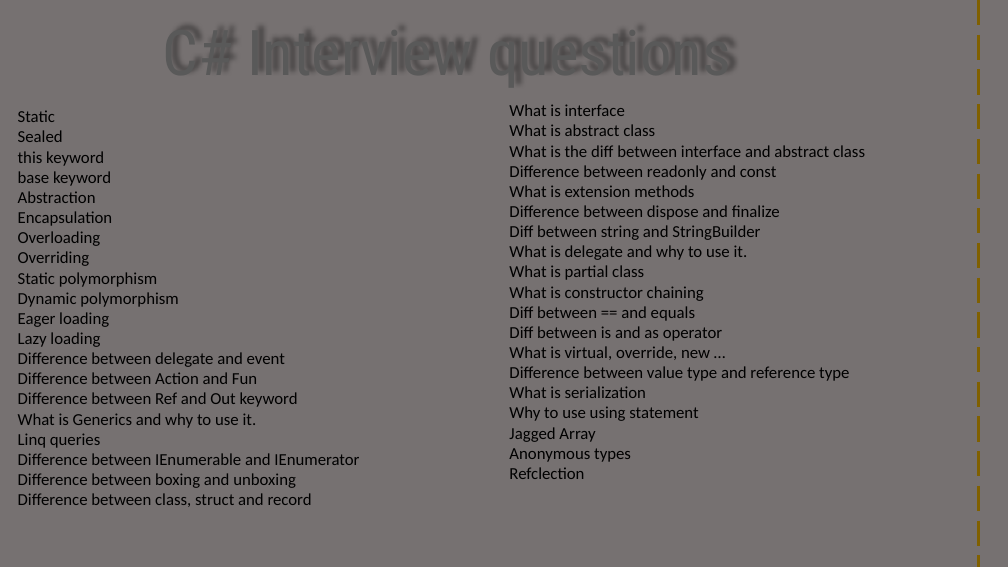
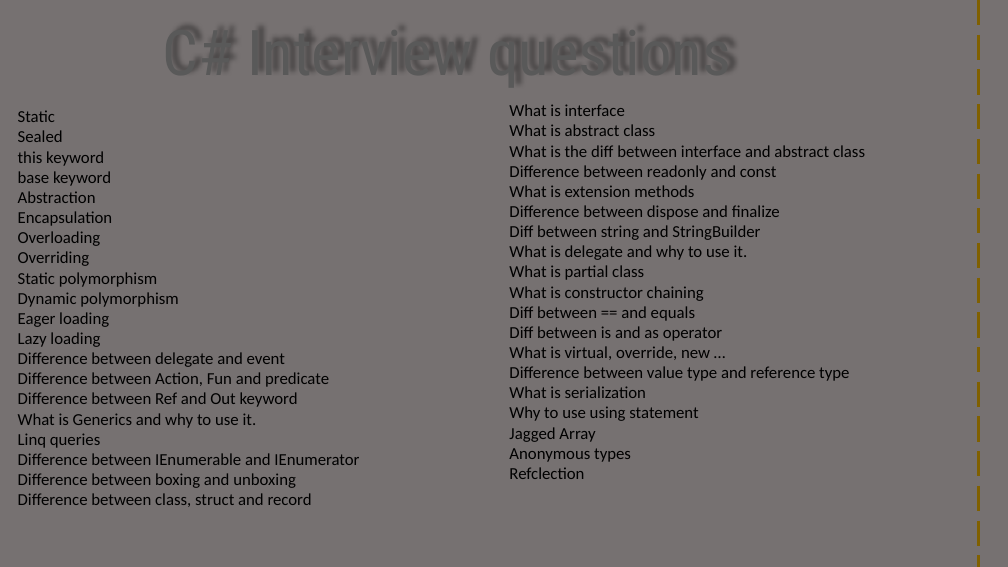
Before and after one commit to visweswarpenti/Trainings, a slide deck: slide 1 of C#.net interview Questions/Interview Questions.pptx. Drawn at 1008x567 pixels with LibreOffice and Linux fonts; fonts in the diff are those of the drawing; background and template pictures are left out. Boxes give left, top, right and bottom in pixels: in the first picture for what was removed or moved away, otherwise in the second. Text is boxed around its words. In the diff, an @@ line names an element or a change of style, - is before the commit and + after.

```diff
--- a/C#.net interview Questions/Interview Questions.pptx
+++ b/C#.net interview Questions/Interview Questions.pptx
@@ text at (18, 372, 329, 387): text changed @@
-Difference between Action and Fun
+Difference between Action, Fun and predicate
```
Also in this commit, not shown: 7 other files.
